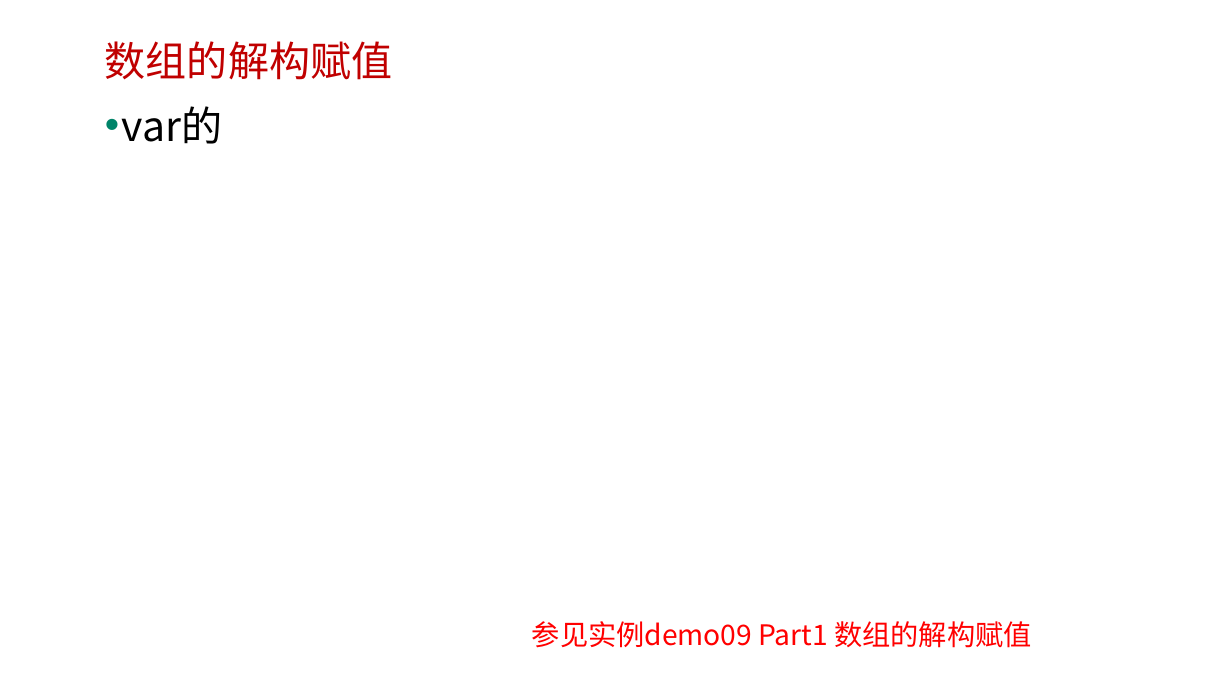
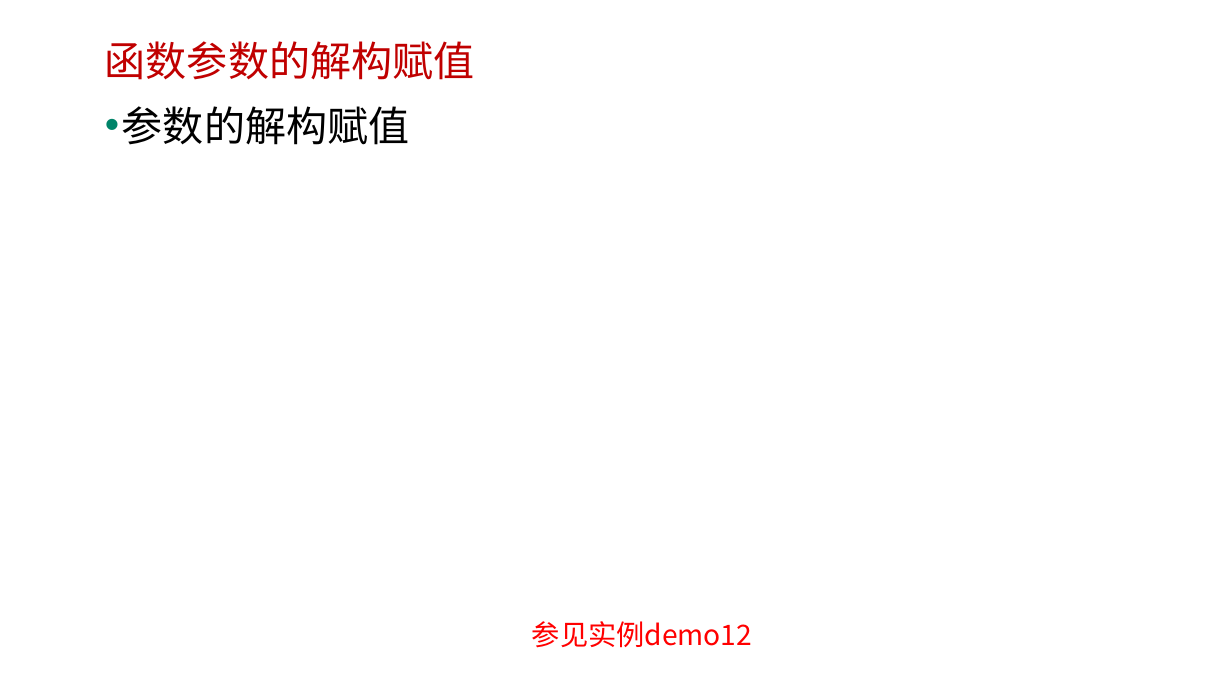
Before and after one commit to edu2act/course-javascript-advanced, a slide deck: slide 24 of 课程PPT/13.ECMAScript 6 一.pptx (slide 19 before the commit). Drawn at 1232x693 pixels with LibreOffice and Linux fonts; fonts in the diff are those of the drawing; background and template pictures are left out. Boxes give left, top, right and bottom in pixels: in the first picture for what was removed or moved away, otherwise in the second. Text is boxed around its words. In the diff, an @@ line names an element or a change of style, - is before the commit and + after.

```diff
--- a/课程PPT/13.ECMAScript 6 一.pptx
+++ b/课程PPT/13.ECMAScript 6 一.pptx
@@ text at <box>105,41,475,80</box>: text changed @@
-数组的解构赋值
+函数参数的解构赋值
@@ text at <box>122,106,410,145</box>: text changed @@
-• var的
+• 参数的解构赋值
@@ text at <box>532,621,752,648</box>: text changed @@
-参见实例demo09 Part1 数组的解构赋值
+参见实例demo12
```
Also in this commit, not shown: 2 other slides changed, 8 slides added, 6 other files.
